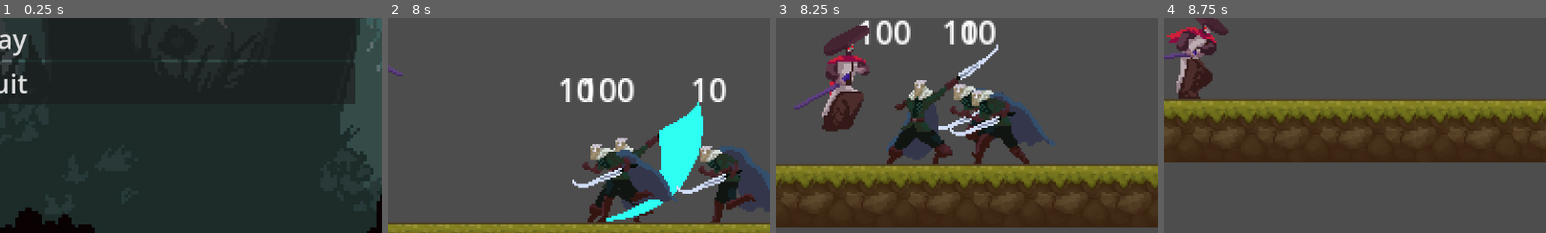
Above: before the commit, frames 1-4 (left to right).
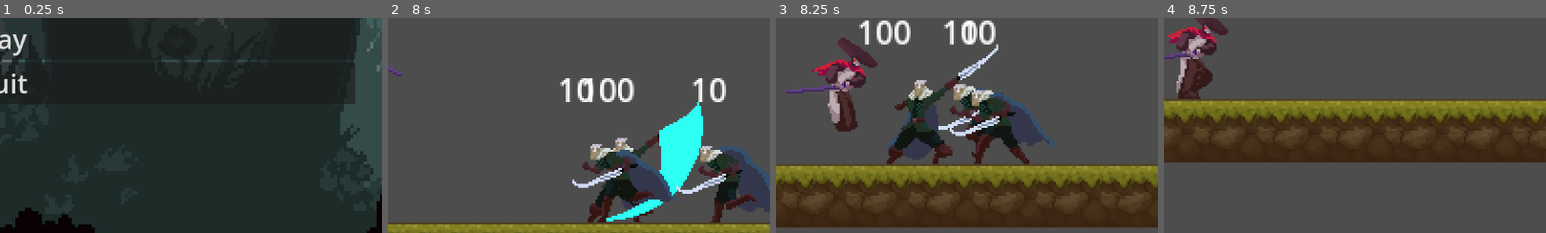
Above: after the commit, the same moments.

Repository: jeisaRaja/last-stand-jam
Game: Godot game, scene res://ui/main_menu.tscn
The game is run twice, just before and just after one commit, with the same random seed, the same clock (stepped at 60 frames per second) and the same inputs.
Inputs (mouse positions are % of the whole screen's width and height, from its top left):
- Up to frame 1 (0.25 s): no input
- Up to frame 2 (8 s): click "Play" at 0.5 s; move the mouse to (72, 45) at 1.27 s; hold D (MoveRight) 1.28-2.78 s; click (72, 45) at 1.35 s; tap Space (Jump) at 1.52, 2.27, 3.77, 4.52, 5.27, 6.77, 7.52 s; move the mouse to (30, 55) at 2.02 s; tap Shift (Dash) every 1.5 s from 2.1 to 6.6 s; move the mouse to (60, 28) at 2.77 s; hold A (MoveLeft) 2.78-3.53 s; click (60, 28) at 2.85 s; move the mouse to (45, 70) at 3.52 s; hold D (MoveRight) 3.53-5.03 s; move the mouse to (80, 65) at 4.27 s; click (80, 65) at 4.35 s; move the mouse to (20, 35) at 5.02 s; hold A (MoveLeft) 5.03-5.78 s; move the mouse to (55, 50) at 5.77 s; hold D (MoveRight) 5.78-6.53 s; click (55, 50) at 5.85 s; move the mouse to (35, 25) at 6.52 s; hold A (MoveLeft) from 6.53 s (still down); move the mouse to (72, 45) at 7.27 s; click (72, 45) at 7.35 s
- Up to frame 3 (8.25 s): move the mouse to (30, 55) at 8.02 s; release A (MoveLeft) at 8.03 s; hold D (MoveRight) from 8.03 s (still down); tap Shift (Dash) at 8.1 s
- Up to frame 4 (8.75 s): keep holding D (MoveRight); tap Space (Jump) at 8.27 s
The pictures show only the part of the screen within x 50-100%, y 40-90%; the shares and areas given below are measured in that part.

Frames 1-2 are identical in both runs. In frame 3, 4.1% of the frame differs, in the area x 2-27%, y 3-53%; in frame 4, nothing differs.

Commit message:
add sword sfx

Diff:
--- a/actors/enemy/enemy.tscn
+++ b/actors/enemy/enemy.tscn
@@ -22,6 +22,7 @@
 [ext_resource type="PackedScene" uid="uid://b8borpnglen2f" path="res://components/hurtbox/hurt_box_component.tscn" id="14_pw64c"]
 [ext_resource type="Texture2D" uid="uid://bdu5w00wv0kan" path="res://graphics/enemy/Attack3.png" id="15_sfsx6"]
 [ext_resource type="PackedScene" uid="uid://b3ofctom1qyfi" path="res://components/detect_ground/detect_ground_component.tscn" id="20_s7sk5"]
+[ext_resource type="AudioStream" uid="uid://ceugfblva6n0x" path="res://audio/sword-sound-2-36274.mp3" id="23_3jtqv"]
 
 [sub_resource type="CapsuleShape2D" id="CapsuleShape2D_kw2st"]
 radius = 6.0
@@ -884,6 +885,11 @@
 target_position = Vector2(0, 20)
 actor = NodePath("../..")
 
+[node name="SFX" type="Node2D" parent="."]
+
+[node name="attack" type="AudioStreamPlayer2D" parent="SFX"]
+stream = ExtResource("23_3jtqv")
+
 [connection signal="alert_enemy" from="." to="ControlAI" method="_on_enemy_alert_enemy"]
 [connection signal="body_entered" from="DetectionArea" to="ControlAI" method="_on_detection_area_body_entered"]
 [connection signal="body_exited" from="DetectionArea" to="ControlAI" method="_on_detection_area_body_exited"]
--- a/actors/player/player.tscn
+++ b/actors/player/player.tscn
@@ -21,6 +21,7 @@
 [ext_resource type="PackedScene" uid="uid://b8borpnglen2f" path="res://components/hurtbox/hurt_box_component.tscn" id="14_46h4m"]
 [ext_resource type="Texture2D" uid="uid://ct4d1cu5yjcs3" path="res://graphics/player/Take Hit - white silhouette.png" id="14_w7gby"]
 [ext_resource type="Texture2D" uid="uid://d0nevpu58xp4v" path="res://graphics/player/Attack2.png" id="16_7sbd0"]
+[ext_resource type="AudioStream" uid="uid://ceugfblva6n0x" path="res://audio/sword-sound-2-36274.mp3" id="22_xttkb"]
 
 [sub_resource type="CapsuleShape2D" id="CapsuleShape2D_h30rk"]
 radius = 6.0
@@ -676,6 +677,11 @@
 position = Vector2(0.5, -24)
 shape = SubResource("RectangleShape2D_jqyl5")
 
+[node name="SFX" type="Node2D" parent="."]
+
+[node name="attack" type="AudioStreamPlayer2D" parent="SFX"]
+stream = ExtResource("22_xttkb")
+
 [connection signal="damage_signal" from="Health" to="StateMachine/State" method="_on_health_damage_signal"]
 [connection signal="dead_signal" from="Health" to="StateMachine/State" method="_on_health_dead_signal"]
 [connection signal="area_entered" from="HurtBoxComponent" to="Health" method="_on_hurt_box_component_area_entered"]
--- a/components/state_machine/states/attack/attack.gd
+++ b/components/state_machine/states/attack/attack.gd
@@ -2,7 +2,7 @@
 class_name Attack
 
 @onready var combo_timer = $ComboTimer
-
+@onready var sfx = $"../../SFX/attack"
 var combo_count = 0
 
 func enter():
@@ -17,6 +17,7 @@
 			combo_count = 0
 	elif actor.is_in_group("enemy"):
 		anim.play(actor.current_attack["name"])
+	sfx.play()
 
 func exit():
 	combo_timer.start()
--- a/components/state_machine/states/dash/dash.gd
+++ b/components/state_machine/states/dash/dash.gd
@@ -4,7 +4,7 @@
 @onready var dash_duration = $dash_duration
 
 func enter():
-	anim.play("dash")
+	anim.play("run")
 	if actor.movement_input.x:
 		actor.velocity.x = actor.SPEED * actor.movement_input.x * 3
 	else:
Not shown: 1 places in actors/enemy/enemy.tscn that only renumber resources
Not shown: 1 places in actors/player/player.tscn that only renumber resources
Not shown, added: audio/sword-hit-7160.mp3.import
Not shown, added: audio/sword-sound-2-36274.mp3.import
Not shown, added: audio/sword-hit-7160.mp3
Not shown, added: audio/sword-sound-2-36274.mp3
